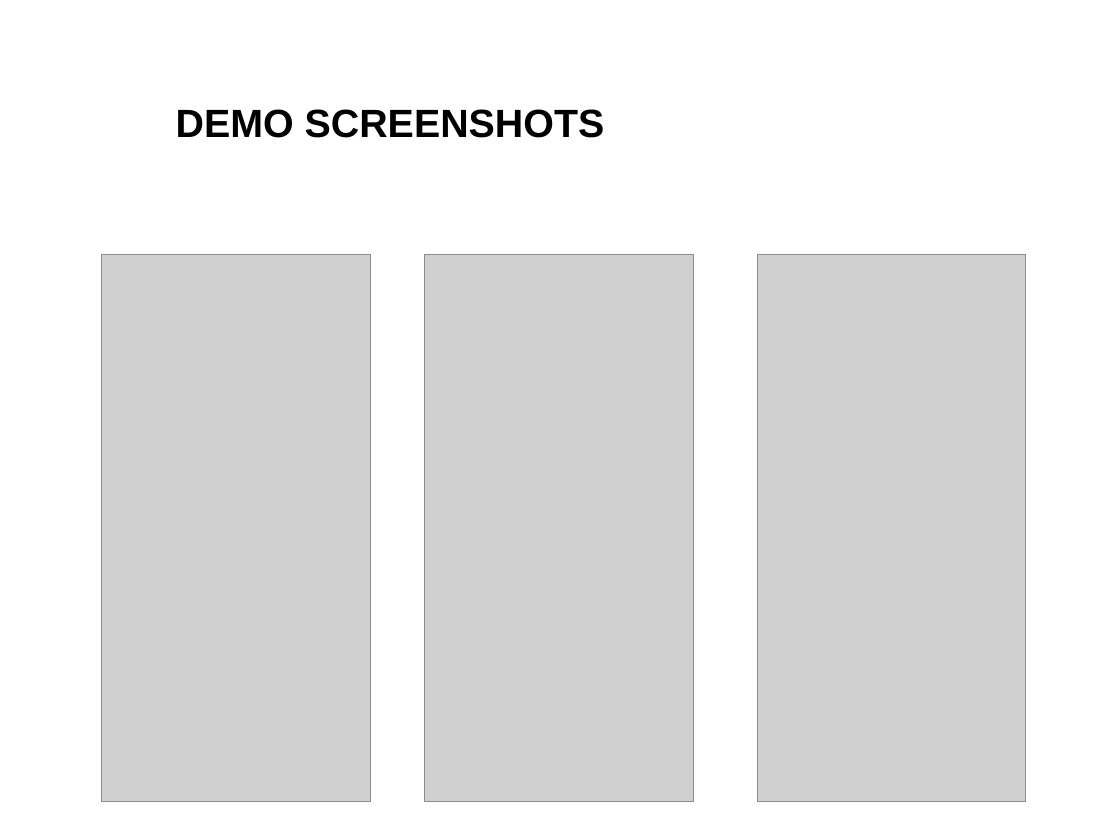
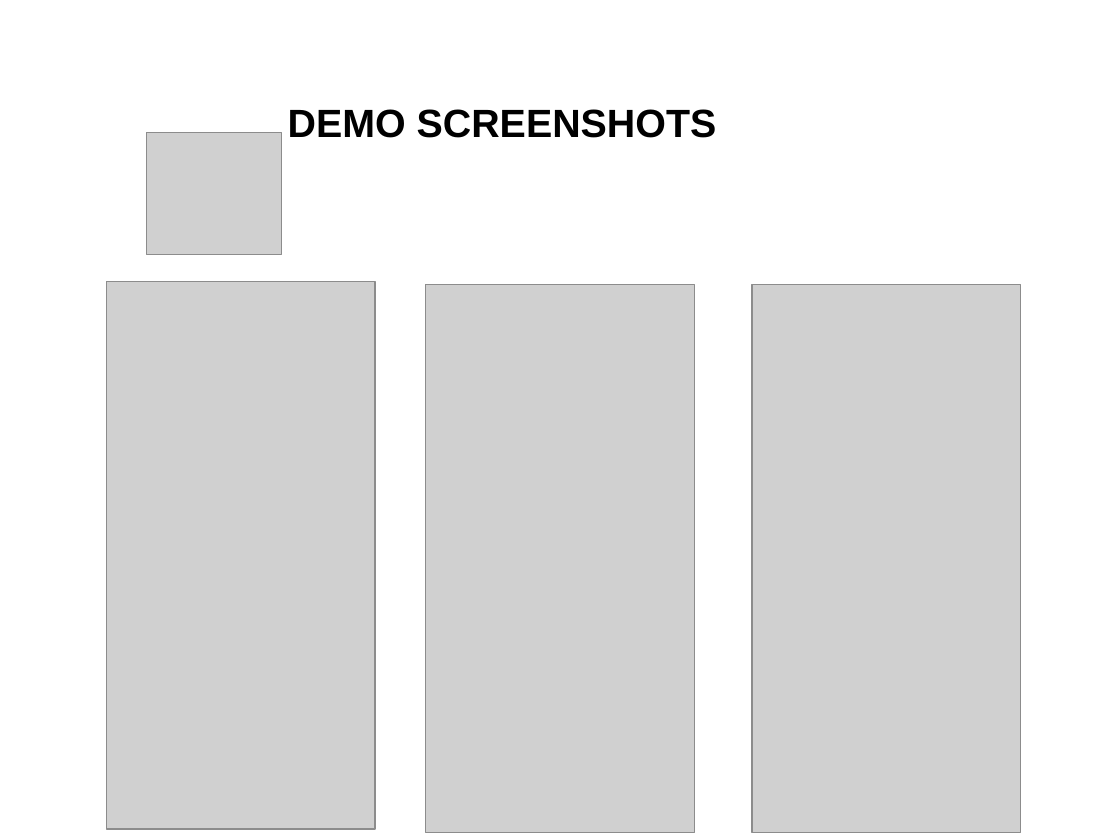
Before and after one commit to deerel/DVA313VolvoCoPilot, a slide deck: slide 17 of Presentations/Project Presentation #2 - mandatory 20171206.pptx. Drawn at 1120x840 pixels with LibreOffice and Linux fonts; fonts in the diff are those of the drawing; grey boxes stand for pictures; background and template pictures are left out. Boxes give left, top, right and bottom in pixels: in the first picture for what was removed or moved away, otherwise in the second. Text is boxed around its words. In the diff, an @@ line names an element or a change of style, - is before the commit and + after.

```diff
--- a/Presentations/Project Presentation #2 - mandatory 20171206.pptx
+++ b/Presentations/Project Presentation #2 - mandatory 20171206.pptx
@@ title "DEMO SCREENSHOTS": place and size @@
-title "DEMO SCREENSHOTS" at (176,109,605,138)
+title "DEMO SCREENSHOTS" at (288,109,717,138)
@@ picture added at (147,132,281,254) @@
@@ picture: place and size @@
-picture at (101,254,370,802)
+picture at (106,281,375,829)
@@ picture: place and size @@
-picture at (424,254,693,802)
+picture at (426,284,694,832)
@@ picture: place and size @@
-picture at (757,254,1026,802)
+picture at (752,284,1020,832)
```
Also in this commit, not shown: 6 other slides changed.
